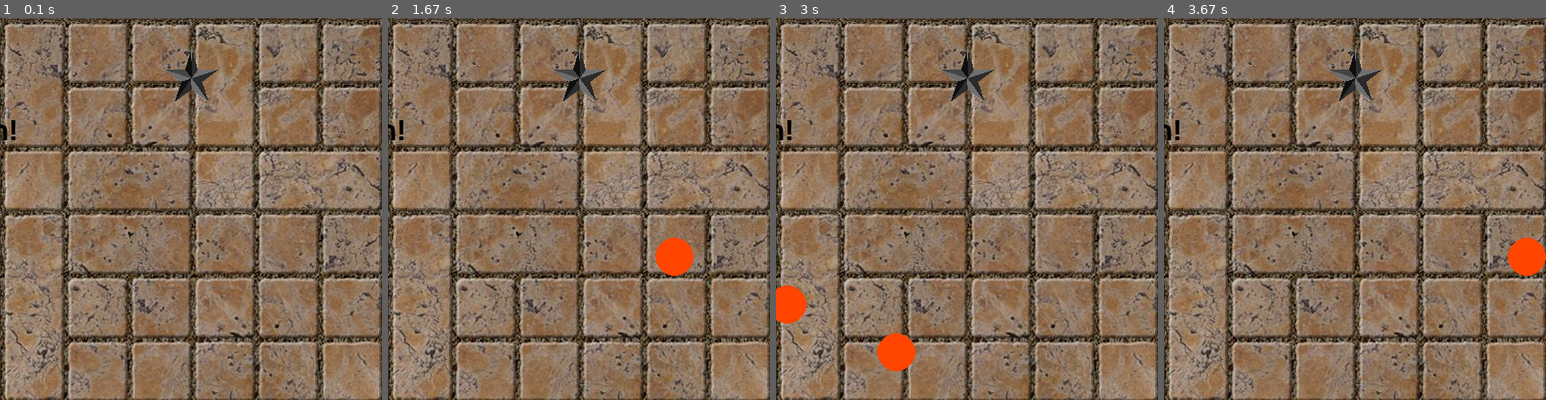
Above: before the commit, frames 1-4 (left to right).
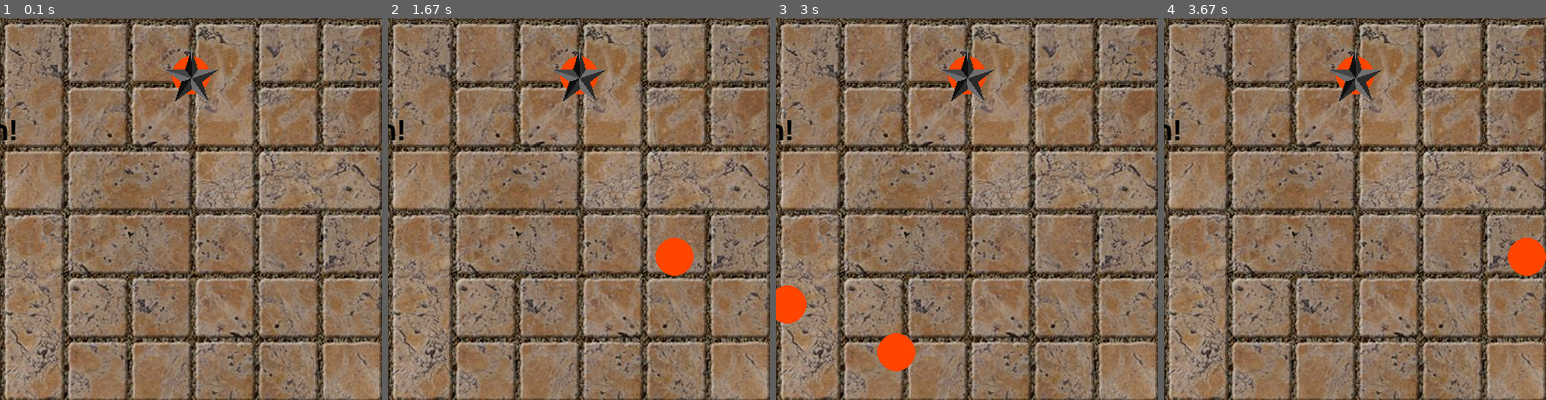
Above: after the commit, the same moments.

Repository: Kr1nsopongis/IT2
Game: pygame game, started from PYGAME copy/Pygame.py
The game is run twice, just before and just after one commit, with the same random seed, the same clock (stepped at 60 frames per second) and the same inputs.
Inputs:
- Up to frame 1 (0.1 s): no input
- Up to frame 2 (1.67 s): hold Right 0.33-0.8 s; hold Up 0.83-1.13 s; hold Right 1.17-1.63 s
- Up to frame 3 (3 s): hold Left 1.67-2.2 s; hold Down 2.23-2.53 s; hold Left 2.57-2.97 s
- Up to frame 4 (3.67 s): hold Up 3-3.37 s; hold Right from 3.4 s (still down)
The pictures show only the part of the screen within x 25-75%, y 0-50%; the shares and areas given below are measured in that part.

The runs differ from the first frame. In frame 1, 0.3% of the frame differs, in the area x 45-55%, y 10-20%; in frame 2, 0.3%; in frame 3, 0.3%; in frame 4, 0.3%.

Commit message:
Fortsetter på versjonen uten sprites

Diff:
--- a/PYGAME copy/Pygame.py
+++ b/PYGAME copy/Pygame.py
@@ -115,6 +115,7 @@
 ball2 = Ball2(100, 250, 4, 0, 20, screen)
 ball3 = Ball2(100, 300, 7, 0, 20, screen)
 ball4 = Ball2(100, 350, 6.3, 0, 20, screen)
+mål = Ball2(400,60,0,0,20,screen)
 
 def brett1():
     global levelGameOver
@@ -127,28 +128,33 @@
       avstand = m.sqrt(xAvstand2 + yAvstand2)
 
       # print(avstand)
-
-      if avstand <= ball.radius+ballx.radius:
-        ball.x = 400
-        ball.y = 750
+      if ballx == mål and avstand <= ball.radius+ballx.radius:
+        print("Du vant")
+      elif avstand <= ball.radius+ballx.radius:
+          ball.x = 400
+          ball.y = 750
 
 
 
     finnAvstand(ball, ball2)
     finnAvstand(ball, ball3)
     finnAvstand(ball, ball4)
+    finnAvstand(ball,mål)
 
     ball.flytt(trykkede_taster)
+    ball.tegn()
     ball2.flytt()
     ball2.fart()
+    ball2.tegn()
     ball3.flytt()
     ball3.fart()
     ball3.tegn()
     ball4.flytt()
     ball4.fart()
     ball4.tegn()
-    ball.tegn()
-    ball2.tegn()
+    mål.tegn()
+
+
 
     printBilde(stjerne,370,30)
 
@@ -159,8 +165,7 @@
     printBilde(stjerne,66,200)
 
     if ball.x == 370 and ball.y == 30:
-      levelGameOver = 1
-      return levelGameOver
+      pygame.quit()
 
 
 
